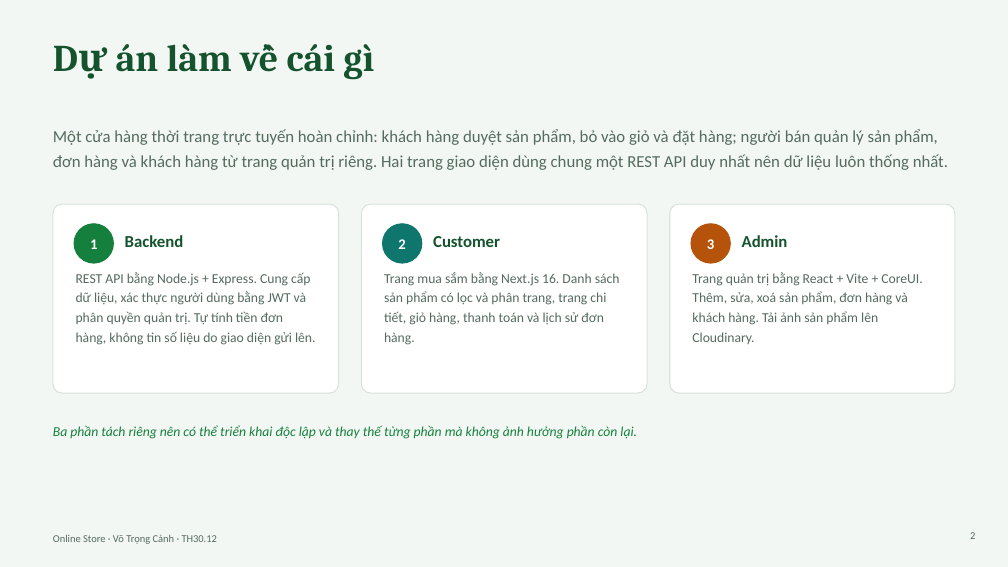
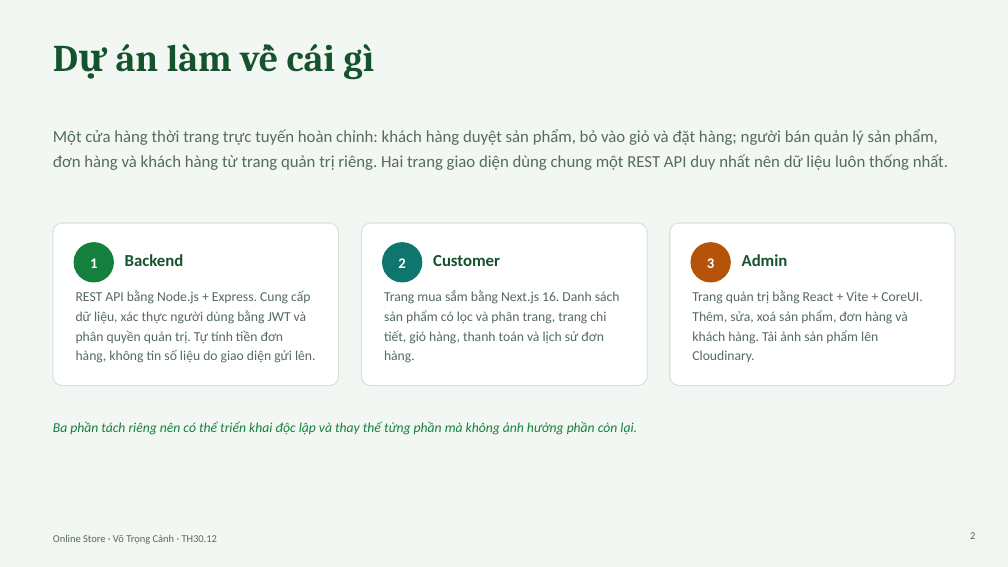
Before and after one commit to canhtrong26-dev/Project-Online-Store, a slide deck: slide 2 of Online-Store-Module-Project.pptx. Drawn at 1008x567 pixels with LibreOffice and Linux fonts; fonts in the diff are those of the drawing. Boxes give left, top, right and bottom in pixels: in the first picture for what was removed or moved away, otherwise in the second. Text is boxed around its words. In the diff, an @@ line names an element or a change of style, - is before the commit and + after.

```diff
--- a/Online-Store-Module-Project.pptx
+++ b/Online-Store-Module-Project.pptx
@@ rounded rectangle: place and size @@
-rounded rectangle at box(53, 204, 339, 393)
+rounded rectangle at box(53, 223, 339, 386)
@@ rounded rectangle: place and size @@
-rounded rectangle at box(361, 204, 647, 393)
+rounded rectangle at box(361, 223, 647, 386)
@@ proportions changed in 3 elements at box(53, 223, 339, 386), box(361, 223, 647, 386), box(670, 223, 955, 386) @@
@@ rounded rectangle: place and size @@
-rounded rectangle at box(670, 204, 955, 393)
+rounded rectangle at box(670, 223, 955, 386)
@@ 6 texts, 3 ellipses: place and size @@
-6 texts, 3 ellipses at box(74, 224, 788, 263)
+6 texts, 3 ellipses at box(74, 243, 788, 282)
@@ text "REST API bằng Node.js + ...": place and size @@
-text "REST API bằng Node.js + ..." at box(76, 272, 315, 345)
+text "REST API bằng Node.js + ..." at box(76, 290, 315, 363)
@@ text "Trang mua sắm bằng Next.js ...": place and size @@
-text "Trang mua sắm bằng Next.js ..." at box(384, 272, 620, 345)
+text "Trang mua sắm bằng Next.js ..." at box(384, 290, 620, 363)
@@ text "Trang quản trị bằng React ...": place and size @@
-text "Trang quản trị bằng React ..." at box(692, 272, 922, 344)
+text "Trang quản trị bằng React ..." at box(692, 290, 922, 362)
@@ text "Ba phần tách riêng nên ...": place and size @@
-text "Ba phần tách riêng nên ..." at box(53, 425, 637, 439)
+text "Ba phần tách riêng nên ..." at box(53, 421, 637, 435)
```
Also in this commit, not shown: 6 other slides changed, 8 other files.
